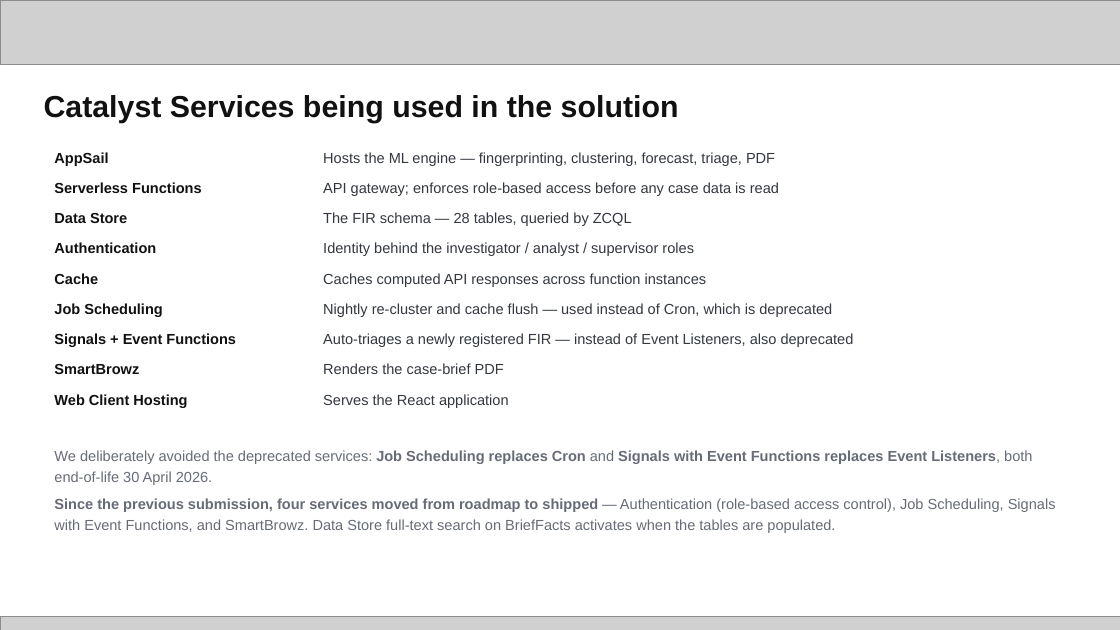
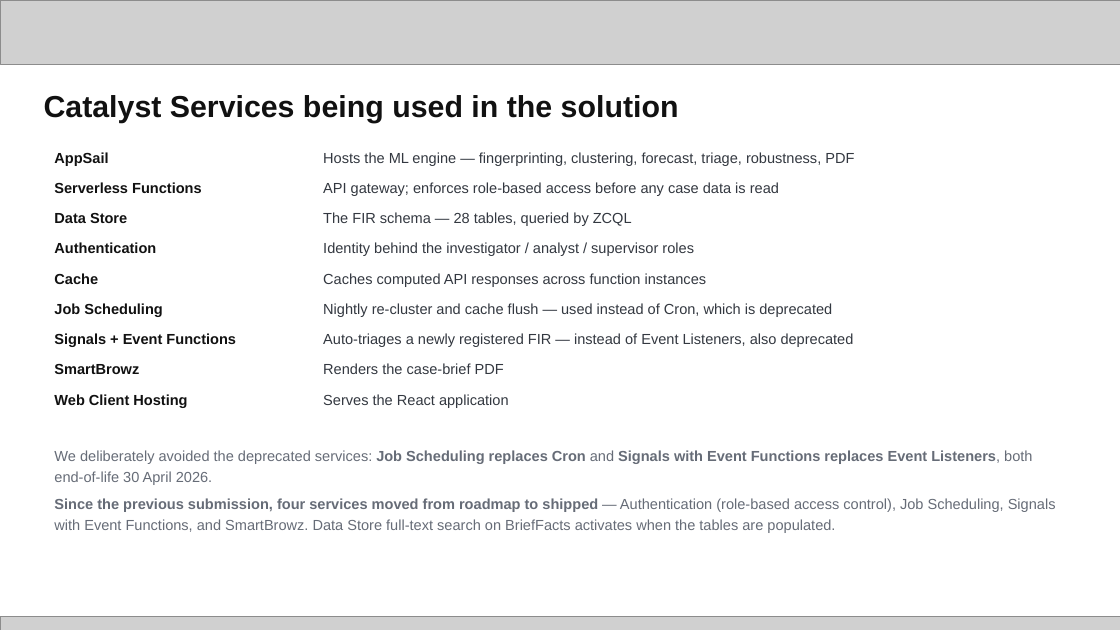
Before and after one commit to whysush/drishti-crimelink, a slide deck: slide 9 of docs/submission/Drishti_KSP_Datathon_2026_Prototype_Submission.pptx. Drawn at 1120x630 pixels with LibreOffice and Linux fonts; fonts in the diff are those of the drawing; grey boxes stand for pictures. Boxes give left, top, right and bottom in pixels: in the first picture for what was removed or moved away, otherwise in the second. Text is boxed around its words. In the diff, an @@ line names an element or a change of style, - is before the commit and + after.

```diff
--- a/docs/submission/Drishti_KSP_Datathon_2026_Prototype_Submission.pptx
+++ b/docs/submission/Drishti_KSP_Datathon_2026_Prototype_Submission.pptx
@@ text at [323,152,854,166]: text changed @@
-Hosts the ML engine — fingerprinting, clustering, forecast, triage, PDF
+Hosts the ML engine — fingerprinting, clustering, forecast, triage, robustness, PDF
```
Also in this commit, not shown: 11 other slides changed, 3 slides added, 1 slide removed, 2 other files.
